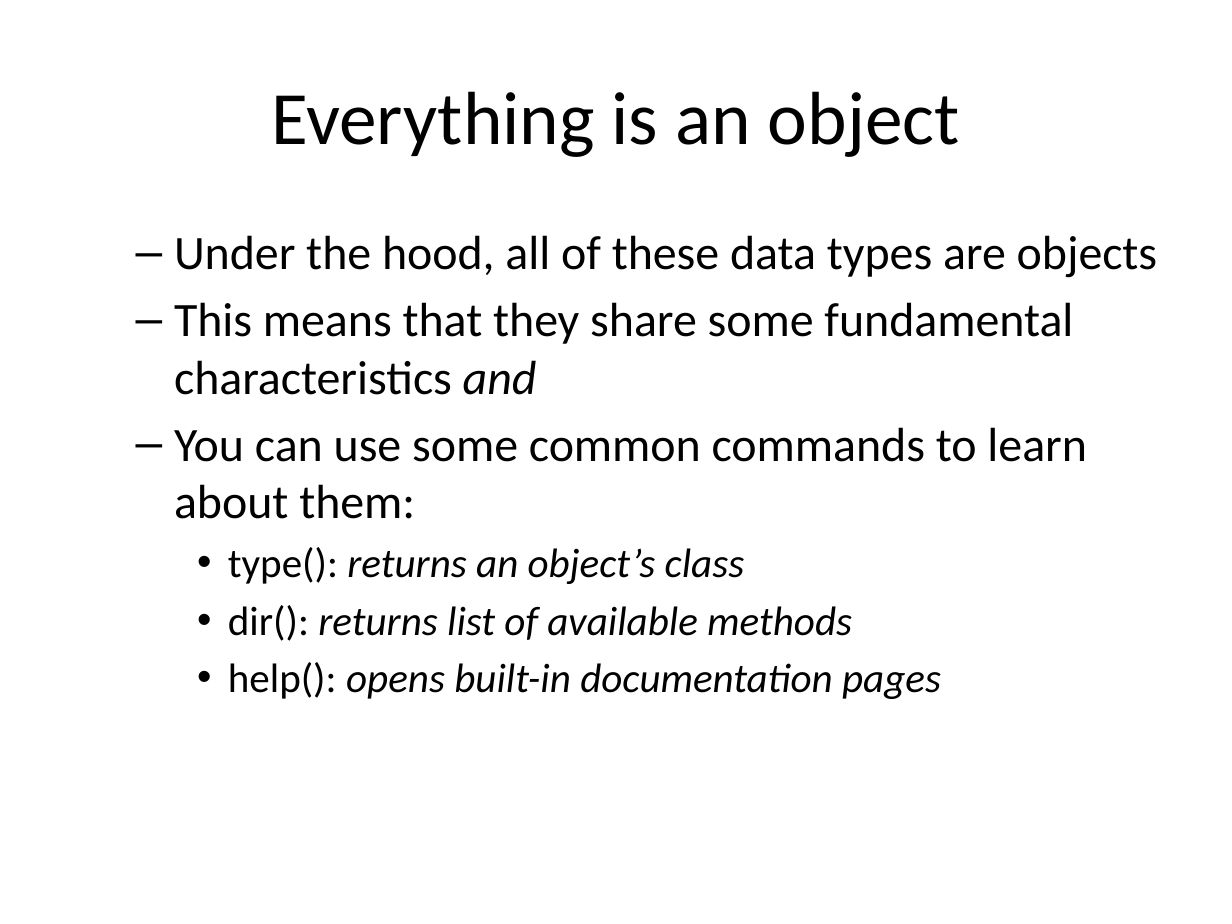
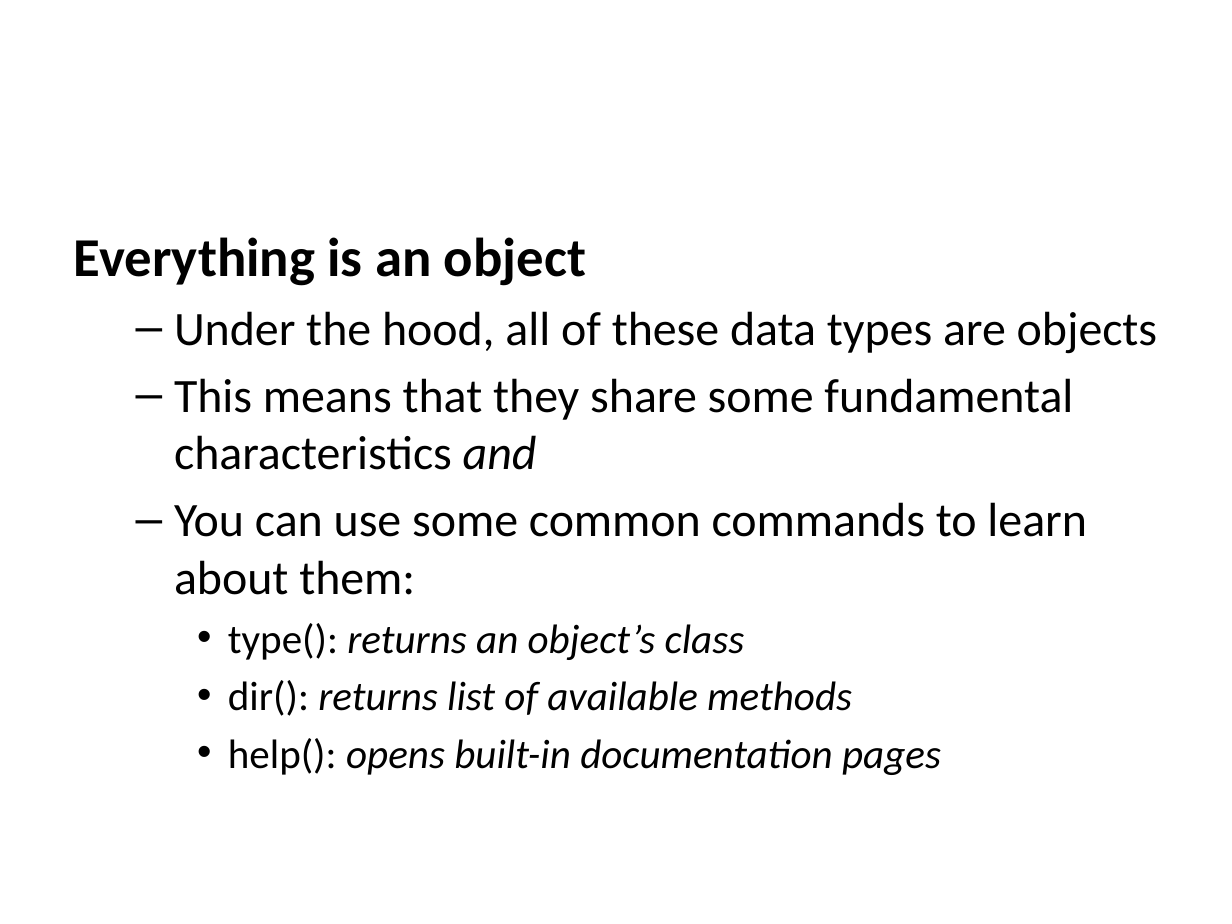
Before and after one commit to jwestgard/inst326, a slide deck: slide 4 of modules/module03/slides.pptx. Drawn at 1232x924 pixels with LibreOffice and Linux fonts; fonts in the diff are those of the drawing. Boxes give left, top, right and bottom in pixels: in the first picture for what was removed or moved away, otherwise in the second. Text is boxed around its words. In the diff, an @@ line names an element or a change of style, - is before the commit and + after.

```diff
--- a/modules/module03/slides.pptx
+++ b/modules/module03/slides.pptx
@@ title removed at (271, 91, 960, 157) @@
-Everything is an object
@@ text at (74, 237, 586, 286): paragraph added @@
+Everything is an object
```
Also in this commit, not shown: 25 other slides changed, 6 slides added, 1 slide removed, 25 other files.
